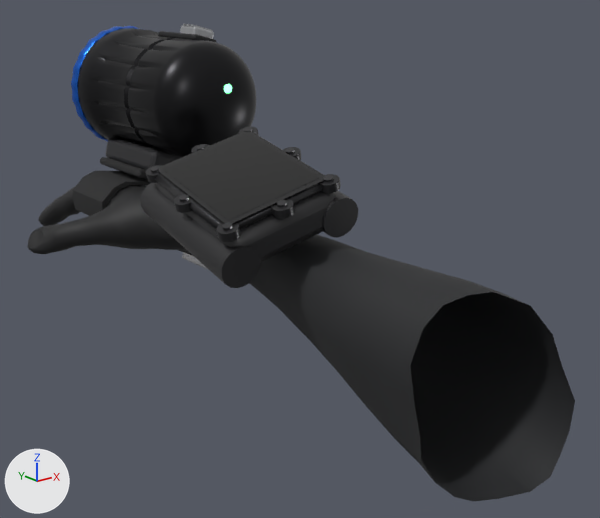
One commit to the glTF model viewer/public/diver/diver-arm.glb: the scene before it, then after it.
Before and after are seen from a 50 mm lens placed at (-0.029, 0.0592, -0.0377), pointed at (0.1833, 0.3246, -0.1438). Lighting does not change. The marker at lower left points along +X, +Y and +Z. The picture after the commit comes second. Where no turn or scale is listed for an object, it has been applied to the vertices.

The scene before the commit, as lines of its bpy script (objects in view):
```python
ob_computer_bar = bpy.data.objects.new('computer-bar', me_cylinder)
ob_computer_bar.location = (0.1741, 0.3184, -0.1097)
ob_computer_bar.rotation_euler = (-0.291, -0.187, 1.5)  # degrees (-17, -11, 86)
ob_computer_bar.scale = (0.0336, 0.0336, 0.0336)
ob_computer_bar_001 = bpy.data.objects.new('computer-bar.001', me_cylinder)
ob_computer_bar_001.location = (0.132, 0.3237, -0.1222)
ob_computer_bar_001.rotation_euler = (-0.291, -0.187, 1.5)  # degrees (-17, -11, 86)
ob_computer_bar_001.scale = (0.0336, 0.0336, 0.0336)
ob_computer_bezel = bpy.data.objects.new('computer-bezel', me_cube_002)
ob_computer_bezel.location = (0.1491, 0.319, -0.1035)
ob_computer_bezel.rotation_euler = (-0.291, -0.187, 1.5)  # degrees (-17, -11, 86)
ob_computer_bezel.scale = (0.0302, 0.0302, 0.0302)
ob_computer_boss = bpy.data.objects.new('computer-boss', me_cylinder_002)
ob_computer_boss.location = (0.1678, 0.288, -0.1028)
ob_computer_boss.rotation_euler = (-0.291, -0.187, 1.5)  # degrees (-17, -11, 86)
ob_computer_boss.scale = (0.00408, 0.00408, 0.00408)
ob_computer_boss_002 = bpy.data.objects.new('computer-boss.002', me_cylinder_002)
ob_computer_boss_002.location = (0.1719, 0.3446, -0.092)
ob_computer_boss_002.rotation_euler = (-0.291, -0.187, 1.5)  # degrees (-17, -11, 86)
ob_computer_boss_002.scale = (0.00408, 0.00408, 0.00408)
ob_computer_boss_003 = bpy.data.objects.new('computer-boss.003', me_cylinder_002)
ob_computer_boss_003.location = (0.1304, 0.3499, -0.1043)
ob_computer_boss_003.rotation_euler = (-0.291, -0.187, 1.5)  # degrees (-17, -11, 86)
ob_computer_boss_003.scale = (0.00408, 0.00408, 0.00408)
ob_computer_case = bpy.data.objects.new('computer-case', me_cube_001)
ob_computer_case.location = (0.152, 0.3205, -0.1128)
ob_computer_case.rotation_euler = (-0.291, -0.187, 1.5)  # degrees (-17, -11, 86)
ob_computer_case.scale = (0.0327, 0.0327, 0.0327)
ob_computer_glass = bpy.data.objects.new('computer-glass', me_cube_003)
ob_computer_glass.location = (0.1485, 0.3186, -0.1017)
ob_computer_glass.rotation_euler = (-0.291, -0.187, 1.5)  # degrees (-17, -11, 86)
ob_computer_glass.scale = (0.0289, 0.0289, 0.0289)
ob_diver_arm = bpy.data.objects.new('diver-arm', me_diver_arm)
ob_diver_arm.location = (0.1578, 0.3493, -0.1577)
# also in view: 'dive-light' at (0.1861, 0.4346, -0.0895); 'strap' at (0.1755, 0.4452, -0.1493); 'computer-screen' at (0.1484, 0.3186, -0.1012)
```
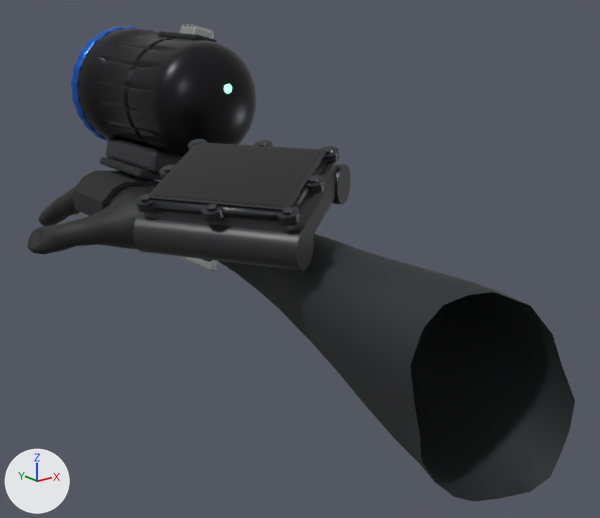
Location of each change, [x1, y1, x2, y2] in pixels of the pictures (600 x 518 px):
'computer-bar.001', moved, turned
    before: [140, 183, 260, 288]
    after: [133, 212, 314, 270]
'computer-screen', turned
    before: [163, 133, 320, 220]
    after: [155, 144, 320, 206]
'computer-case', turned
    before: [156, 182, 335, 263]
    after: [145, 163, 337, 235]
'computer-glass', turned
    before: [157, 131, 325, 225]
    after: [149, 142, 327, 211]
'computer-bezel', turned
    before: [155, 133, 324, 229]
    after: [152, 158, 329, 220]
'computer-bar', moved, turned
    before: [323, 191, 358, 238]
    after: [332, 164, 351, 205]
'computer-boss', moved
    before: [320, 174, 341, 193]
    after: [321, 146, 339, 164]
'computer-boss.003', moved
    before: [146, 165, 162, 183]
    after: [135, 194, 156, 213]
'computer-boss.002', moved
    before: [238, 127, 259, 136]
    after: [188, 139, 207, 150]
'computer-screw', moved
    before: [324, 175, 334, 182]
    after: [324, 147, 333, 154]
'computer-screw.002', moved
    before: [243, 127, 252, 132]
    after: [193, 139, 201, 145]

The change, as a list of edits to the scene's bpy script:
```text
Change ob_computer_bar:
    ob_computer_bar.location: (0.1741, 0.3184, -0.1097) -> (0.1712, 0.3313, -0.1085)
    ob_computer_bar.rotation_euler: (-0.291, -0.187, 1.5) -> (-0.344, 0.00905, 2.082)  # degrees (-17, -11, 86) -> degrees (-20, 0.5, 119)
Change ob_computer_bar_001:
    ob_computer_bar_001.location: (0.132, 0.3237, -0.1222) -> (0.135, 0.3108, -0.1234)
    ob_computer_bar_001.rotation_euler: (-0.291, -0.187, 1.5) -> (-0.344, 0.00905, 2.082)  # degrees (-17, -11, 86) -> degrees (-20, 0.5, 119)
Change ob_computer_bezel:
    ob_computer_bezel.rotation_euler: (-0.291, -0.187, 1.5) -> (-0.344, 0.00905, 2.082)  # degrees (-17, -11, 86) -> degrees (-20, 0.5, 119)
Change ob_computer_boss:
    ob_computer_boss.location: (0.1678, 0.288, -0.1028) -> (0.1811, 0.3038, -0.0959)
Change ob_computer_boss_002:
    ob_computer_boss_002.location: (0.1719, 0.3446, -0.092) -> (0.1528, 0.3542, -0.0965)
Change ob_computer_boss_003:
    ob_computer_boss_003.location: (0.1304, 0.3499, -0.1043) -> (0.1172, 0.3341, -0.1112)
Change ob_computer_case:
    ob_computer_case.rotation_euler: (-0.291, -0.187, 1.5) -> (-0.344, 0.00905, 2.082)  # degrees (-17, -11, 86) -> degrees (-20, 0.5, 119)
Change ob_computer_glass:
    ob_computer_glass.rotation_euler: (-0.291, -0.187, 1.5) -> (-0.344, 0.00905, 2.082)  # degrees (-17, -11, 86) -> degrees (-20, 0.5, 119)
Change ob_computer_screen:
    ob_computer_screen.rotation_euler: (-0.291, -0.187, 1.5) -> (-0.344, 0.00905, 2.082)  # degrees (-17, -11, 86) -> degrees (-20, 0.5, 119)
Change ob_computer_screw:
    ob_computer_screw.location: (0.1672, 0.2877, -0.1008) -> (0.1805, 0.3035, -0.0939)
Change ob_computer_screw_002:
    ob_computer_screw_002.location: (0.1712, 0.3443, -0.09) -> (0.1522, 0.3539, -0.0945)
```
